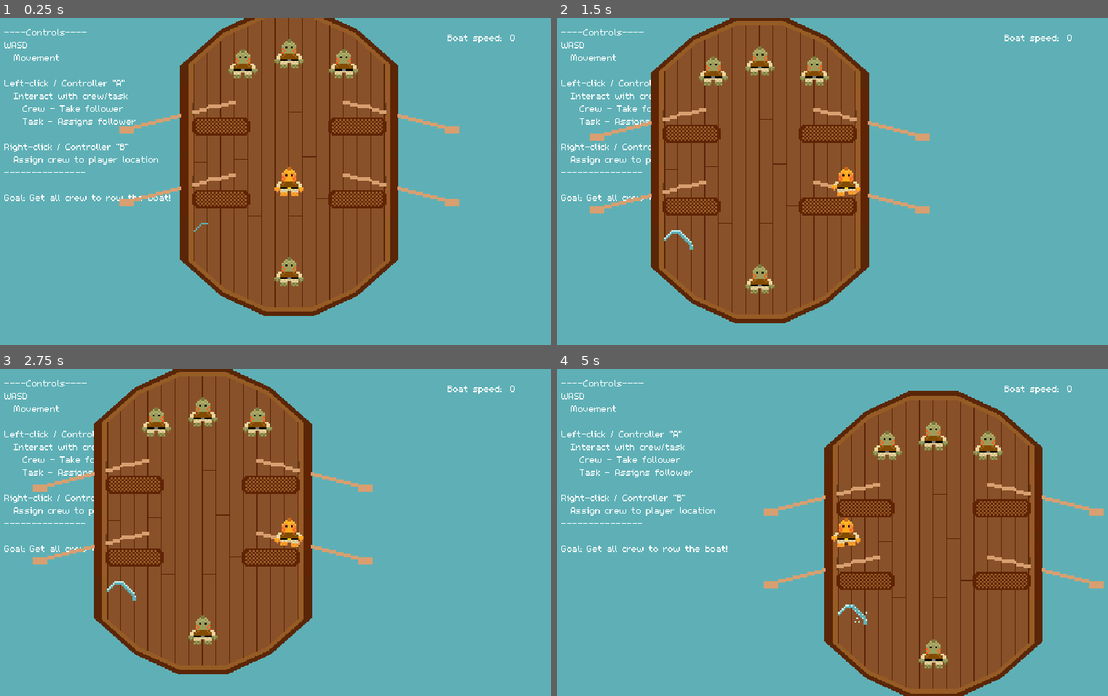
Above: before the commit, frames 1-4 (two rows, left to right).
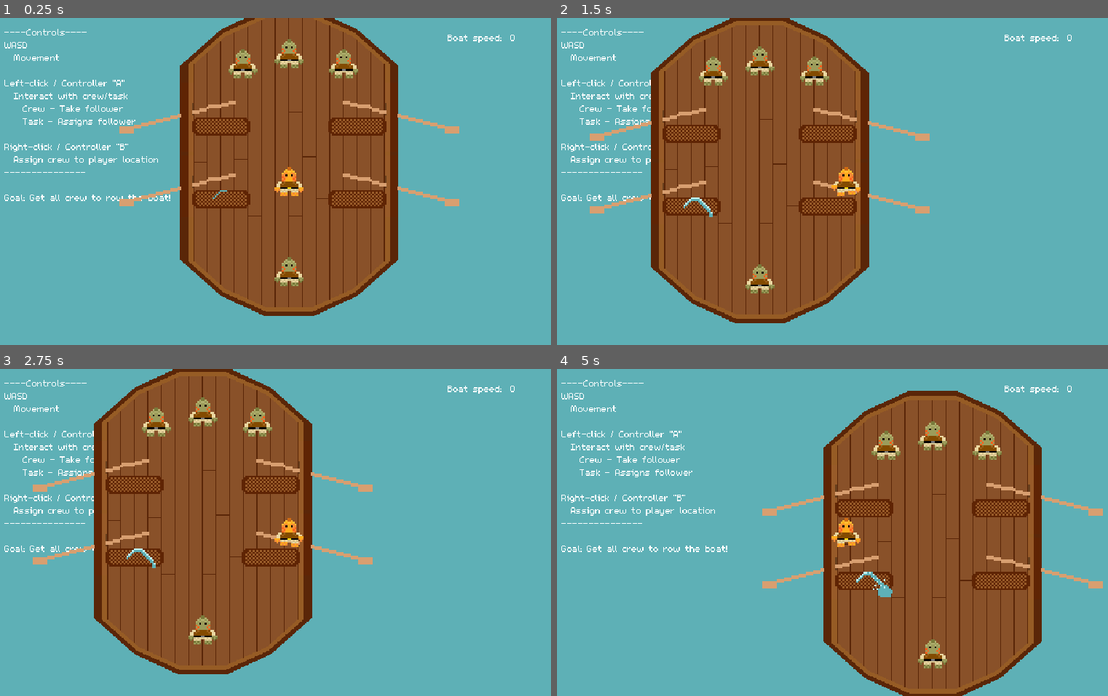
Above: after the commit, the same moments.

Repository: Splashy-Inc/splish-splashisson
Game: Godot game, scene res://Scenes/playground.tscn
Same seed, same stepped clock (60 frames per second), same inputs: the game is played once before the commit and once after it.
Inputs:
- Up to frame 1 (0.25 s): no input
- Up to frame 2 (1.5 s): tap Enter at 0.5 s; hold D (right) 0.53-1.28 s; hold I (interact) 0.53-1.28 s; hold S (down) from 1.28 s (still down); tap I (interact) at 1.35 s
- Up to frame 3 (2.75 s): release S (down) at 2.03 s; hold D (right) from 2.03 s (still down); hold O (location) from 2.03 s (still down); tap I (interact) at 2.3 s
- Up to frame 4 (5 s): release D (right) at 2.78 s; release O (location) at 2.78 s; hold W (up) 2.78-3.53 s; tap I (interact) at 2.85, 4.55 s; tap Space at 3.5 s; hold I (interact) 3.53-4.28 s; hold A (left) from 3.53 s (still down); tap O (location) at 4.35 s

The runs differ from the first frame. In frame 1, less than 0.1% of the frame differs, in the area x 35-42%, y 52-66%; in frame 2, 0.2%; in frame 3, 0.2%; in frame 4, 5.6%, in the area x 37-100%, y 6-100%.

Commit message:
Add leak interactivity and puddle spawning
Leak workable by crew

Leak spawns single puddle after time and increases puddle stage periodically

Diff:
--- a/Scenes/boat.gd
+++ b/Scenes/boat.gd
@@ -39,3 +39,17 @@
 func change_speed(change: int):
 	speed += change
 	Globals.update_boat_speed(speed)
+
+func spawn_leak():
+	$DeckSlot.get_children().front().spawn_leak()
+
+func spawn_puddle(spawn_point: Vector2):
+	return $DeckSlot.get_children().front().spawn_puddle(spawn_point)
+
+func add_obstacle(new_obstacle: Node2D):
+	if new_obstacle is Puddle:
+		$Obstacles/Puddles.add_child(new_obstacle)
+	elif new_obstacle is Leak:
+		$Obstacles/Leaks.add_child(new_obstacle)
+	else:
+		$Obstacles.add_child(new_obstacle)
--- a/Scenes/boat.tscn
+++ b/Scenes/boat.tscn
@@ -24,3 +24,9 @@
 position = Vector2(0, 120)
 
 [node name="Stern" parent="SternSlot" instance=ExtResource("3_701t0")]
+
+[node name="Obstacles" type="Node2D" parent="."]
+
+[node name="Puddles" type="Node2D" parent="Obstacles"]
+
+[node name="Leaks" type="Node2D" parent="Obstacles"]
--- a/Scenes/crew_member.gd
+++ b/Scenes/crew_member.gd
@@ -57,8 +57,8 @@
 		$AnimationPlayer.play("alert")
 	else:
 		if new_assignment is Task:
-			if new_assignment is Puddle:
-				new_assignment.died.connect(_on_assigned_puddle_died)
+			if new_assignment is Puddle or new_assignment is Leak:
+				new_assignment.died.connect(_on_assignment_died)
 			if new_assignment.set_assignee(self):
 				$InteractableRange/CollisionShape2D.set_deferred("disabled", false)
 			else:
@@ -123,9 +123,22 @@
 	if current_assignment is Puddle:
 		current_assignment.decrease_stage()
 
-func _on_assigned_puddle_died():
-	stop_bailing()
+func _on_assignment_died():
+	if current_assignment is Puddle:
+		stop_bailing()
+	elif current_assignment is Leak:
+		set_assignment(null)
+
+func start_patching():
+	if current_assignment is Leak:
+		$LeakPatchTimer.start()
 
 func _on_assignment_started() -> void:
 	if current_assignment is Puddle:
 		start_bailing()
+	elif current_assignment is Leak:
+		start_patching()
+
+func _on_leak_patch_timer_timeout() -> void:
+	if current_assignment is Leak:
+		current_assignment.patch()
--- a/Scenes/crew_member.tscn
+++ b/Scenes/crew_member.tscn
@@ -596,5 +596,10 @@
 }
 autoplay = "idle_down"
 
+[node name="LeakPatchTimer" type="Timer" parent="."]
+wait_time = 3.0
+one_shot = true
+
 [connection signal="assignment_started" from="." to="." method="_on_assignment_started"]
 [connection signal="body_entered" from="InteractableRange" to="." method="_on_interactable_range_body_entered"]
+[connection signal="timeout" from="LeakPatchTimer" to="." method="_on_leak_patch_timer_timeout"]
--- a/Scenes/deck.gd
+++ b/Scenes/deck.gd
@@ -3,9 +3,11 @@
 class_name Deck
 
 @export var tasks: Array[Globals.Task_type]
+var spawn_boundary: Rect2
 
 # Called when the node enters the scene tree for the first time.
 func _ready() -> void:
+	spawn_boundary = $SpawnArea/CollisionShape2D.shape.get_rect()
 	_set_up_tasks()
 
 # Called every frame. 'delta' is the elapsed time since the previous frame.
@@ -41,3 +43,16 @@
 			if task is Task:
 				task.set_worker(null)
 			task.free()
+
+func spawn_leak():
+	var new_leak = Globals.generate_task(Globals.Task_type.LEAK)
+	new_leak.global_position = Vector2(randi_range(spawn_boundary.position.x, spawn_boundary.position.x + spawn_boundary.size.x), randi_range(spawn_boundary.position.y, spawn_boundary.position.y + spawn_boundary.size.y))
+	if new_leak.global_position.x > (spawn_boundary.position.x + spawn_boundary.size.x/2):
+		new_leak.scale.x *= -1
+	Globals.boat.add_obstacle(new_leak)
+
+func spawn_puddle(spawn_point: Vector2):
+	var new_puddle = Globals.generate_task(Globals.Task_type.PUDDLE)
+	Globals.boat.add_obstacle(new_puddle)
+	new_puddle.global_position = spawn_point
+	return new_puddle
--- a/Scenes/deck.tscn
+++ b/Scenes/deck.tscn
@@ -8,7 +8,10 @@
 size = Vector2(14, 120)
 
 [sub_resource type="RectangleShape2D" id="RectangleShape2D_tyg2r"]
-size = Vector2(15, 120)
+size = Vector2(14.5, 120)
+
+[sub_resource type="RectangleShape2D" id="RectangleShape2D_cgofq"]
+size = Vector2(210, 120)
 
 [node name="Deck" type="StaticBody2D"]
 collision_layer = 8
@@ -19,15 +22,22 @@
 [node name="Sprite2D" type="Sprite2D" parent="."]
 texture = ExtResource("1_146gp")
 
-[node name="CollisionShape2D" type="CollisionShape2D" parent="."]
+[node name="LeftWall" type="CollisionShape2D" parent="."]
 z_index = 1
-position = Vector2(-113, 0)
+position = Vector2(-112, 0)
 shape = SubResource("RectangleShape2D_pi8fu")
 
-[node name="CollisionShape2D2" type="CollisionShape2D" parent="."]
+[node name="RightWall" type="CollisionShape2D" parent="."]
 z_index = 1
-position = Vector2(112.5, 0)
+position = Vector2(112.25, 0)
 shape = SubResource("RectangleShape2D_tyg2r")
+
+[node name="SpawnArea" type="Area2D" parent="."]
+collision_layer = 0
+collision_mask = 0
+
+[node name="CollisionShape2D" type="CollisionShape2D" parent="SpawnArea"]
+shape = SubResource("RectangleShape2D_cgofq")
 
 [node name="Tasks" type="Node2D" parent="."]
 
--- a/Scenes/leak.gd
+++ b/Scenes/leak.gd
@@ -1,6 +1,12 @@
 extends Task
 
+class_name Leak
+
+signal died
+
 var is_patched = false
+
+var current_puddle: Puddle
 
 # Called when the node enters the scene tree for the first time.
 func _ready() -> void:
@@ -10,10 +16,41 @@
 func _process(delta: float) -> void:
 	pass
 
+func set_assignee(new_assignee: Crew) -> bool:
+	if assignee:
+		return false
+	else:
+		assignee = new_assignee
+		return true
+
+# This function is intended to be set when the respective crew is in range of the task to begin work
+func set_worker(new_worker: Crew) -> bool:
+	if new_worker: # Only allow setting worker if not already taken
+		if worker == null:
+			assignee = worker
+		else:
+			return false
+	else:
+		assignee = null
+
+	worker = new_worker
+	return true
+
 func patch():
 	is_patched = true
 	$AnimationTree.set("parameters/conditions/is_patched", true)
 	set_worker(null)
 
 func _die():
+	died.emit()
 	queue_free()
+
+func _start_puddle_timer():
+	$PuddleTimer.start()
+
+func _on_puddle_timer_timeout() -> void:
+	#if not current_puddle or current_puddle.stage >= Puddle.Stage.LARGE:
+	if not current_puddle:
+		current_puddle = Globals.boat.spawn_puddle($PuddleSpawnPoint.global_position)
+	else:
+		current_puddle.increase_stage()
--- a/Scenes/leak.tscn
+++ b/Scenes/leak.tscn
@@ -116,6 +116,20 @@
 "transitions": PackedFloat32Array(1, 1, 1, 1, 1, 1, 1, 1),
 "update": 1,
 "values": [0, 1, 2, 3, 4, 5, 6, 7]
+}
+tracks/2/type = "method"
+tracks/2/imported = false
+tracks/2/enabled = true
+tracks/2/path = NodePath(".")
+tracks/2/interp = 1
+tracks/2/loop_wrap = true
+tracks/2/keys = {
+"times": PackedFloat32Array(1.6),
+"transitions": PackedFloat32Array(1),
+"values": [{
+"args": [],
+"method": &"_start_puddle_timer"
+}]
 }
 
 [sub_resource type="Animation" id="Animation_d11gk"]
@@ -260,16 +274,20 @@
 transitions = ["Start", "start", SubResource("AnimationNodeStateMachineTransition_fyktv"), "start", "active", SubResour …(195 unchanged characters)…
 
 [node name="Leak" type="StaticBody2D"]
+z_index = 1
+collision_layer = 4
+collision_mask = 0
 script = ExtResource("1_4ykgf")
-interaction_radius = 12
+interaction_radius = 8
 
 [node name="AnimatedSprite2D" type="AnimatedSprite2D" parent="."]
-position = Vector2(0, -5)
+position = Vector2(16, -5)
 sprite_frames = SubResource("SpriteFrames_kn724")
 animation = &"end"
 frame = 8
 
 [node name="CollisionShape2D" type="CollisionShape2D" parent="."]
+position = Vector2(16, 0)
 shape = SubResource("RectangleShape2D_6p2vv")
 
 [node name="AnimationPlayer" type="AnimationPlayer" parent="."]
@@ -283,3 +301,11 @@
 advance_expression_base_node = NodePath("../AnimationPlayer")
 anim_player = NodePath("../AnimationPlayer")
 parameters/conditions/is_patched = false
+
+[node name="PuddleTimer" type="Timer" parent="."]
+wait_time = 3.0
+
+[node name="PuddleSpawnPoint" type="Marker2D" parent="."]
+position = Vector2(32, 11)
+
+[connection signal="timeout" from="PuddleTimer" to="." method="_on_puddle_timer_timeout"]
--- a/Scenes/playground.gd
+++ b/Scenes/playground.gd
@@ -14,3 +14,4 @@
 
 func _on_boat_ready() -> void:
 	Globals.set_boat($Boat)
+	Globals.boat.spawn_leak()
--- a/Scenes/playground.tscn
+++ b/Scenes/playground.tscn
@@ -6,7 +6,6 @@
 [ext_resource type="PackedScene" uid="uid://je3j0pd8ickv" path="res://Scenes/splish.tscn" id="1_vcfar"]
 [ext_resource type="Script" path="res://Scenes/game_camera.gd" id="2_gusxx"]
 [ext_resource type="PackedScene" uid="uid://ptto4146phwg" path="res://Scenes/boat.tscn" id="2_twya3"]
-[ext_resource type="PackedScene" uid="uid://c4xec2ylsa6d7" path="res://Scenes/leak.tscn" id="7_vcuby"]
 
 [sub_resource type="LabelSettings" id="LabelSettings_qe181"]
 line_spacing = 1.0
@@ -76,12 +75,6 @@
 script = ExtResource("2_gusxx")
 focus_target = NodePath("../Splish")
 
-[node name="LocationTest" type="Marker2D" parent="."]
-position = Vector2(722, 714)
-
 [node name="Obstacles" type="Node" parent="."]
 
-[node name="Leak" parent="Obstacles" instance=ExtResource("7_vcuby")]
-position = Vector2(231, 257)
-
 [connection signal="ready" from="Boat" to="." method="_on_boat_ready"]
--- a/Scenes/puddle.gd
+++ b/Scenes/puddle.gd
@@ -12,7 +12,7 @@
 
 const SPEED_CHANGE = -50
 
-var stage = Stage.LARGE
+var stage = Stage.SMALL
 
 var affecting_speed = false
 
@@ -42,7 +42,6 @@
 	if stage < Stage.LARGE:
 		stage += 1
 		_set_stage()
-	# TODO: Else, spread
 
 func decrease_stage():
 	if stage <= Stage.SMALL:
--- a/Scenes/puddle.tscn
+++ b/Scenes/puddle.tscn
@@ -34,7 +34,7 @@
 }]
 
 [sub_resource type="RectangleShape2D" id="RectangleShape2D_8ratk"]
-size = Vector2(24, 24)
+size = Vector2(32, 32)
 
 [node name="Puddle" type="StaticBody2D" groups=["puddle"]]
 collision_layer = 4
@@ -45,7 +45,7 @@
 [node name="AnimatedSprite2D" type="AnimatedSprite2D" parent="."]
 material = ExtResource("2_wa86k")
 sprite_frames = SubResource("SpriteFrames_2wk1l")
-animation = &"large"
+animation = &"small"
 autoplay = "small"
 
 [node name="CollisionShape2D" type="CollisionShape2D" parent="."]
--- a/Scripts/globals.gd
+++ b/Scripts/globals.gd
@@ -8,10 +8,14 @@
 
 enum Task_type {
 	ROWING,
+	LEAK,
+	PUDDLE,
 }
 
 var task_dict = {
 	Task_type.ROWING: load("res://Scenes/rowing_task.tscn"),
+	Task_type.LEAK: load("res://Scenes/leak.tscn"),
+	Task_type.PUDDLE: load("res://Scenes/puddle.tscn"),
 }
 
 # Called when the node enters the scene tree for the first time.
Not shown: 1 places in Scenes/deck.tscn that only renumber resources
Not shown: 1 places in Scenes/playground.tscn that only renumber resources
